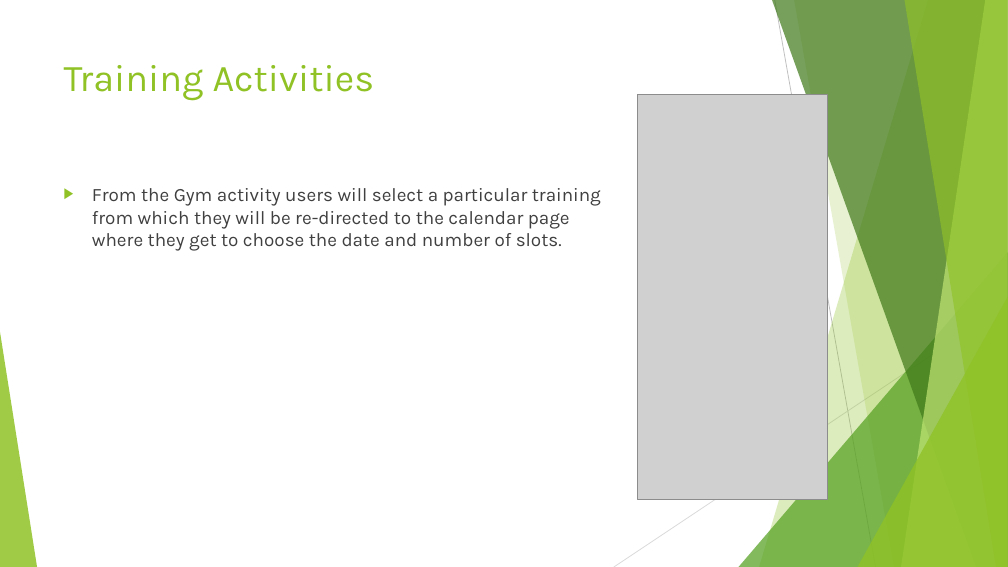
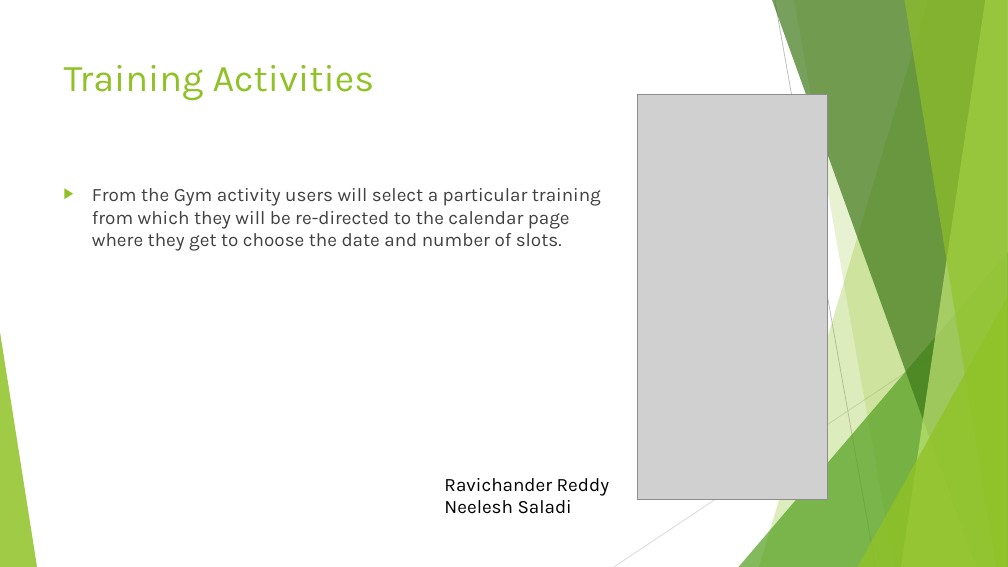
Before and after one commit to neeleshsaladi/Android-Project, a slide deck: slide 12 of Be-Fit Android.pptx. Drawn at 1008x567 pixels with LibreOffice and Linux fonts; fonts in the diff are those of the drawing; grey boxes stand for pictures. Boxes give left, top, right and bottom in pixels: in the first picture for what was removed or moved away, otherwise in the second. Text is boxed around its words. In the diff, an @@ line names an element or a change of style, - is before the commit and + after.

```diff
--- a/Be-Fit Android.pptx
+++ b/Be-Fit Android.pptx
@@ text added at bbox=[444, 478, 609, 514], 18 pt, text #000000 @@
+Ravichander Reddy
+Neelesh Saladi
```
Also in this commit, not shown: 13 other slides changed, 1 slide added.
